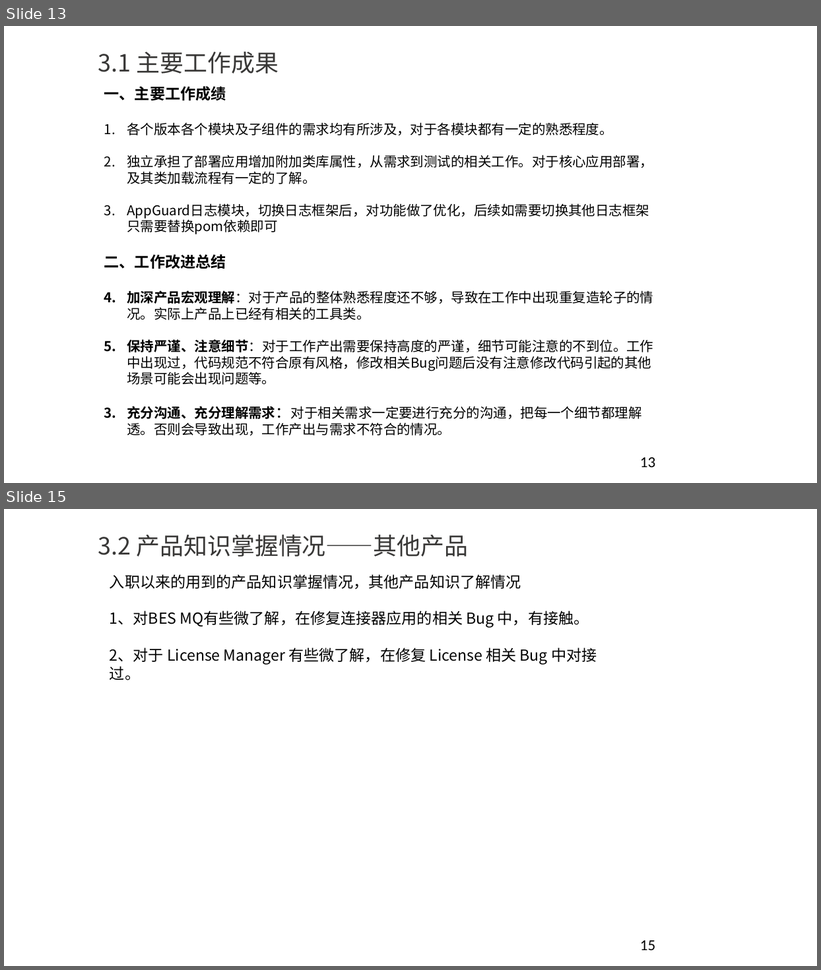
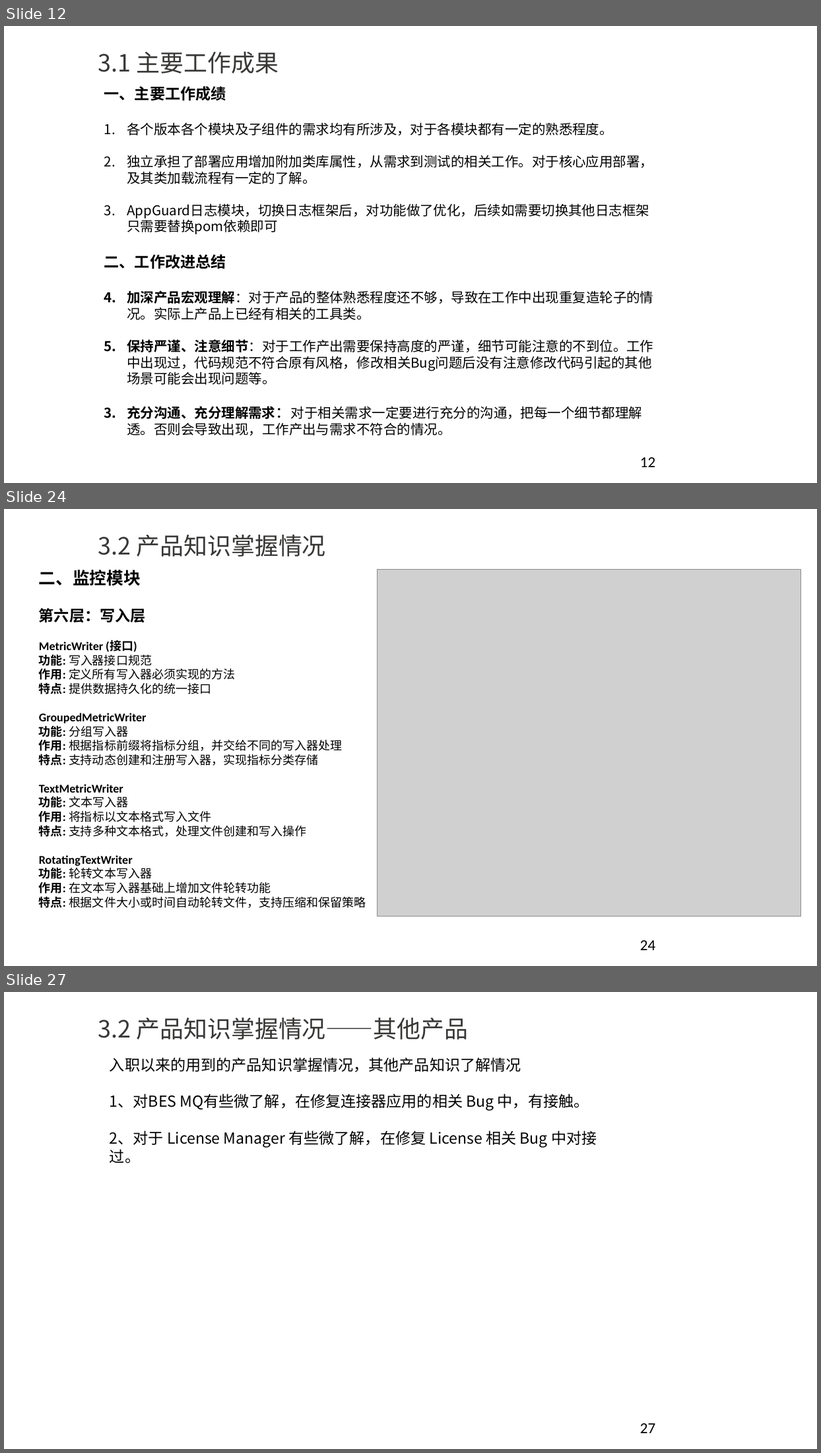
Before and after one commit to YouYouYouYouChe/Documents, a slide deck: 任职资格评审ppt-李世龙.pptx. Shown one above the other, each under a label of ours: slides 13 and 15 before the commit, slides 12, 24 and 27 after it; the slides between them are not shown. The pictures are 821x970 and 821x1453 pixels, drawn with LibreOffice and Linux fonts; fonts in the diff are those of the drawing; grey boxes stand for pictures; background and template pictures are left out. Boxes give left, top, right and bottom in pixels: in the first picture for what was removed or moved away, otherwise in the second. Text is boxed around its words. In the diff, an @@ line names an element or a change of style, - is before the commit and + after.

```diff
--- a/任职资格评审ppt-李世龙.pptx
+++ b/任职资格评审ppt-李世龙.pptx
@@ slide 24 added at box(4, 509, 817, 966), background #FFFFFF @@
@@ title added at box(98, 535, 326, 557), 28 pt, text #383736 @@
+3.2 产品知识掌握情况
@@ text added at box(39, 570, 366, 908), 14 pt, text #000000 @@
+二、监控模块
+第六层：写入层
+MetricWriter (接口)
+功能: 写入器接口规范
+作用: 定义所有写入器必须实现的方法
+特点: 提供数据持久化的统一接口
+GroupedMetricWriter
+功能: 分组写入器
+作用: 根据指标前缀将指标分组，并交给不同的写入器处理
+特点: 支持动态创建和注册写入器，实现指标分类存储
+TextMetricWriter
+功能: 文本写入器
+作用: 将指标以文本格式写入文件
+特点: 支持多种文本格式，处理文件创建和写入操作
+RotatingTextWriter
+功能: 轮转文本写入器
+作用: 在文本写入器基础上增加文件轮转功能
+特点: 根据文件大小或时间自动轮转文件，支持压缩和保留策略
@@ picture added at box(378, 569, 801, 916) @@
@@ page number added at box(640, 941, 655, 951), 18 pt, text #000000 @@
+24
@@ what was slide 13 is now slide 12 @@
@@ page number at box(640, 458, 655, 468): text changed @@
-13
+12
@@ what was slide 15 is now slide 27 @@
@@ page number at box(640, 1424, 655, 1434): text changed @@
-15
+27
```
Also in this commit, not shown: 13 other slides added, 2 slides removed.
